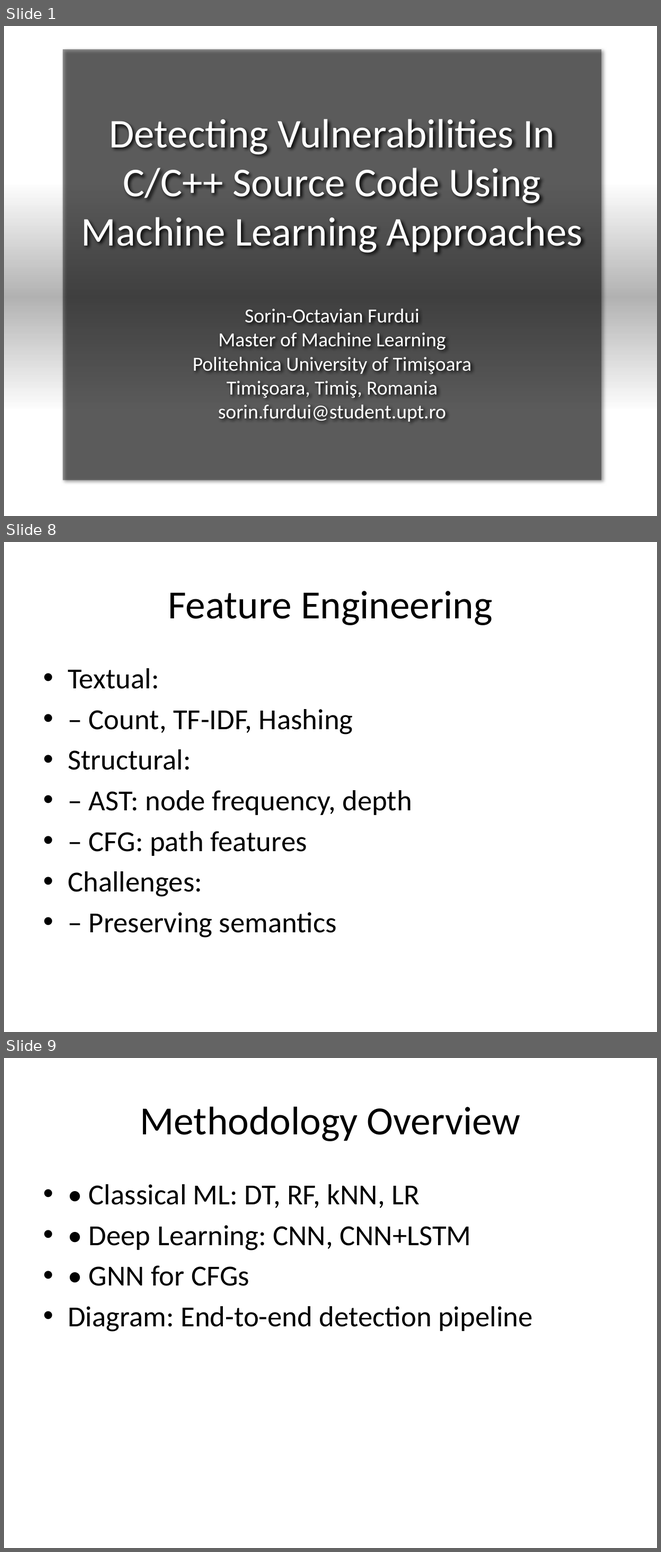
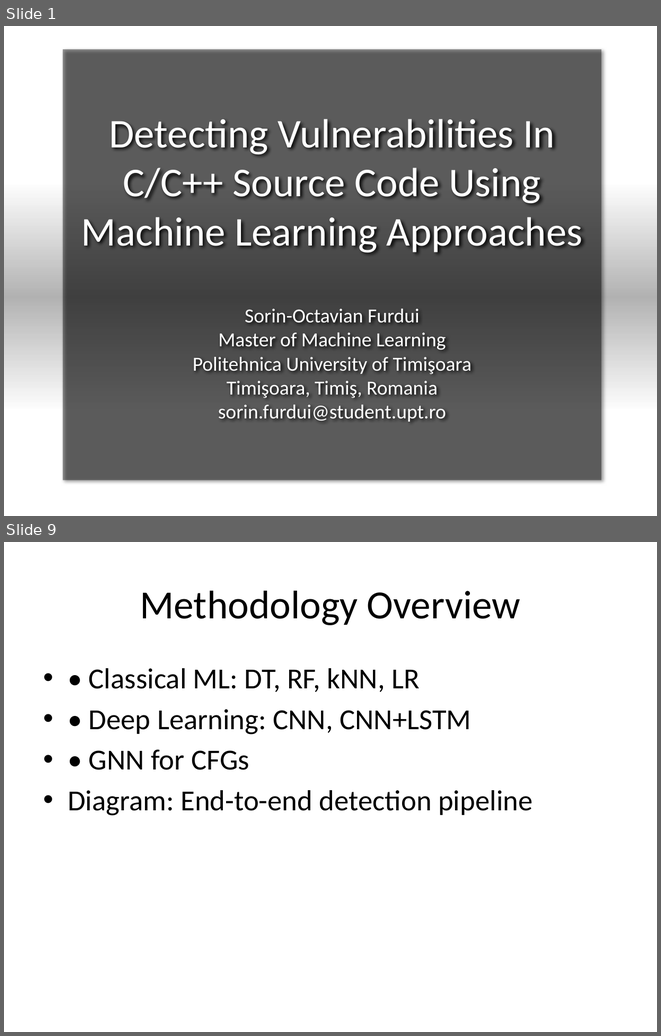
Before and after one commit to TaviFurdui/detecting-vulnerabilities-using-ml, a slide deck: Presentation.pptx. Shown one above the other, each under a label of ours: slides 1, 8 and 9 before the commit, slides 1 and 9 after it; the slides between them are not shown. The pictures are 661x1552 and 661x1036 pixels, drawn with LibreOffice and Linux fonts; fonts in the diff are those of the drawing; background and template pictures are left out. Boxes give left, top, right and bottom in pixels: in the first picture for what was removed or moved away, otherwise in the second. Text is boxed around its words. In the diff, an @@ line names an element or a change of style, - is before the commit and + after.

```diff
--- a/Presentation.pptx
+++ b/Presentation.pptx
@@ slide 8 removed at <box>4,542,657,1032</box>, background #FFFFFF @@
@@ title removed at <box>168,591,493,625</box> @@
-Feature Engineering
@@ text removed at <box>68,668,412,937</box> @@
-• Textual:
-• – Count, TF-IDF, Hashing
-• Structural:
-• – AST: node frequency, depth
-• – CFG: path features
-• Challenges:
-• – Preserving semantics
```
Also in this commit, not shown: 2 slides changed, 4 slides added, 3 other slides removed.
